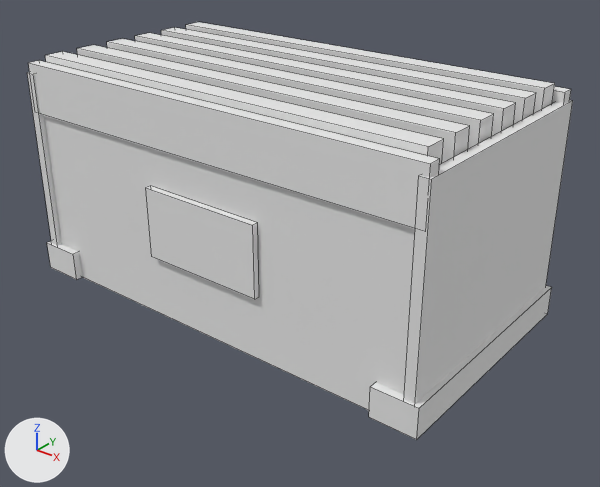
Before and after pictures for a commit that changed the FBX model unity/Assets/Art/Models/Shrine_Saisen.fbx.
The view is the same before and after, from a camera (50 mm lens) standing at (9.69, -11.66, 8.4) and looking at (0.47, -0.13, 1.25). The axes (+X, +Y, +Z) are drawn at lower left. The lights are the same throughout. The older version comes first. Mesh edges are drawn as thin lines. Where no turn or scale is listed for an object, it has been applied to the vertices. Vertices at exactly the same position are counted once.

The first picture shows 'Shrine_Saisen'.
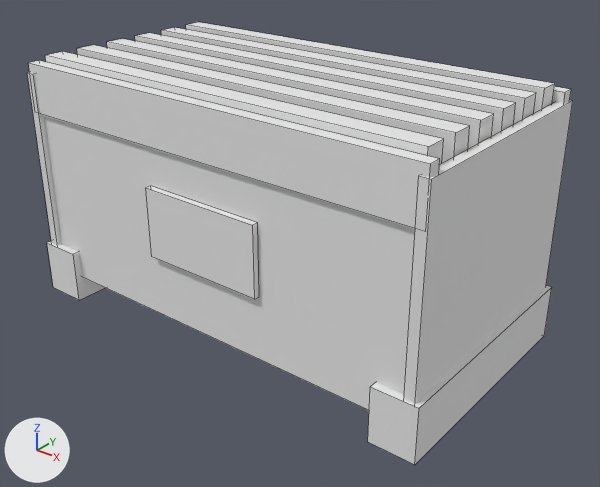
What the commit changed:
me_shrine_saisen is used by ob_shrine_saisen; location (0.0, 0.0, 0.0).
Before the commit, vertices of me_shrine_saisen: 8 (4.65, -2.45, 0.0) at pixel (416, 439), 9 (3.75, -2.45, 0.0) at pixel (368, 417), 10 (3.75, 2.45, 0.0), 11 (4.65, 2.45, 0.0) at pixel (547, 313).
Before the commit, vertices of me_shrine_saisen: 24 (-3.75, -2.45, 0.0) at pixel (76, 279), 25 (-4.65, -2.45, 0.0) at pixel (50, 267), 26 (-4.65, 2.45, 0.0), 27 (-3.75, 2.45, 0.0).
me_shrine_saisen had 112 vertices, 84 faces and spanned x -4.65..4.65, y -2.45..2.45, z 0.0..4.62.
me_shrine_saisen now has 112 vertices, 84 faces and spans x -4.65..4.65, y -2.45..2.45, z -0.5..4.62.
Part 1, on me_shrine_saisen:
Vertices 8 to 11 of me_shrine_saisen move by (0.0, 0.0, -0.5).
Part 2, on me_shrine_saisen:
Vertices 24 to 27 of me_shrine_saisen move by (0.0, 0.0, -0.5).

Where the change shows, as pixel boxes (x1, y1, x2, y2) in the pictures (600 x 487 px; the box of a moved part takes in the faces that stretch with it):
'Shrine_Saisen', reshaped: before (27, 22, 573, 440); after (27, 22, 573, 465)
part 1 of me_shrine_saisen, moved or reshaped: before (369, 287, 552, 440); after (368, 287, 552, 465)
part 2 of me_shrine_saisen, moved or reshaped: before (47, 243, 82, 280); after (47, 243, 105, 300)
